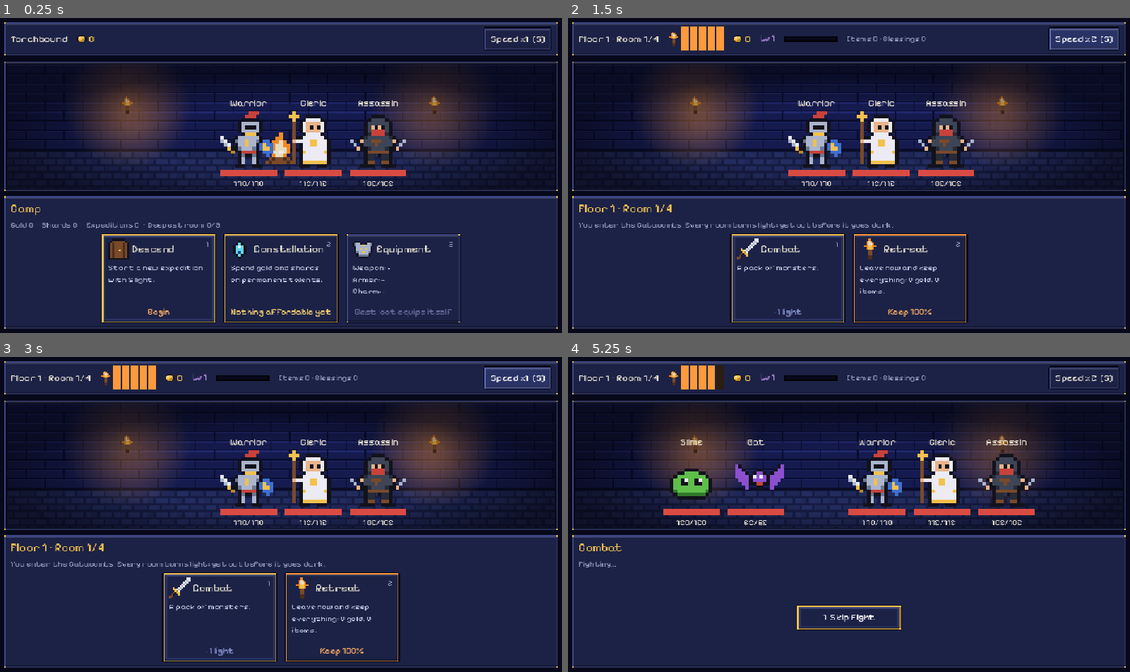
Above: before the commit, frames 1-4 (two rows, left to right).
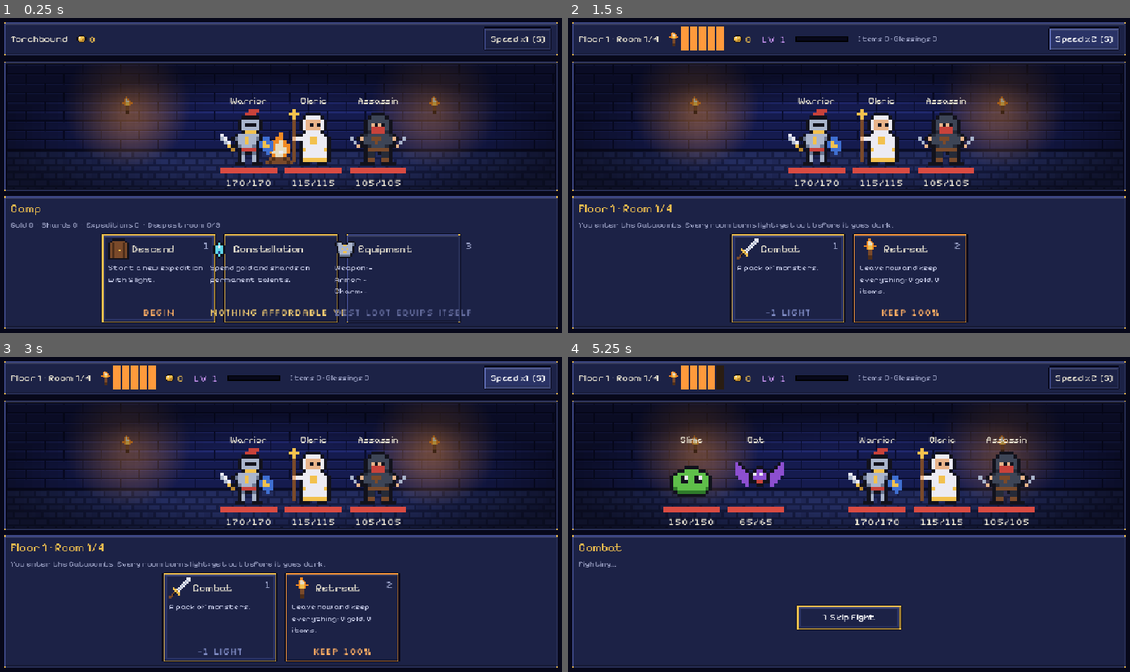
Above: after the commit, the same moments.

Repository: Morimx/emberdelve
Game: Godot game, scene res://scenes/main.tscn
Two runs of this game, one before a commit and one after it. Both use one fixed random seed, a clock stepped at 60 frames per second and the inputs below.
Inputs (mouse positions are in pixels of both pictures, inside the frame that each line leads up to):
- Up to frame 1 (0.25 s): no input
- Up to frame 2 (1.5 s): click (725, 279) at 0.5 s; click "Speed x1 [S]" at 1.25 s
- Up to frame 3 (3 s): click "Speed x2 [S]" at 2 s; click "Speed x4 [S]" at 2.75 s
- Up to frame 4 (5.25 s): click (910, 618) at 3.5 s; tap Enter at 4.25 s; move the mouse to (972, 498) at 4.27 s; tap 1 at 4.35 s; tap Space at 5 s; move the mouse to (736, 530) at 5.02 s; hold S from 5.03 s (still down); tap 9 at 5.1 s

The runs differ from the first frame. In frame 1, 4.2% of the frame differs, in the area x 15-84%, y 5-95%; in frame 2, 2.8%; in frame 3, 2.8%; in frame 4, 3.6%.

Commit message:
Fuente Silkscreen para números y etiquetas cortas
- Silkscreen (OFL) como variante de tema NumberLabel: vida, números flotantes,
  oro y nivel del HUD, pies y teclas de las cartas, niveles y costos de la
  constelación. En Pixelify Sans el 5 se confundía con la S.
- LICENSES.md registra la nueva fuente.

Diff:
--- a/scenes/components/choice_card.tscn
+++ b/scenes/components/choice_card.tscn
@@ -49,8 +49,8 @@
 unique_name_in_owner = true
 layout_mode = 2
 size_flags_vertical = 0
+theme_type_variation = &"NumberLabel"
 theme_override_colors/font_color = Color(0.6, 0.63, 0.78, 1)
-theme_override_font_sizes/font_size = 14
 
 [node name="Body" type="Label" parent="Margin/Box"]
 unique_name_in_owner = true
@@ -63,5 +63,5 @@
 [node name="Footer" type="Label" parent="Margin/Box"]
 unique_name_in_owner = true
 layout_mode = 2
-theme_override_font_sizes/font_size = 15
+theme_type_variation = &"NumberLabel"
 horizontal_alignment = 1
--- a/scenes/components/unit_view.tscn
+++ b/scenes/components/unit_view.tscn
@@ -35,5 +35,5 @@
 [node name="Hp" type="Label" parent="."]
 unique_name_in_owner = true
 layout_mode = 2
-theme_override_font_sizes/font_size = 14
+theme_type_variation = &"NumberLabel"
 horizontal_alignment = 1
--- a/scripts/ui/floating_text.gd
+++ b/scripts/ui/floating_text.gd
@@ -6,7 +6,8 @@
 func popup(text_value: String, color: Color, big := false) -> void:
 	text = text_value
 	add_theme_color_override("font_color", color)
-	add_theme_font_size_override("font_size", 30 if big else 20)
+	add_theme_font_override("font", UiSkin.NUMBER_FONT)
+	add_theme_font_size_override("font_size", 24 if big else 16)
 	reset_size()
 	pivot_offset = size / 2.0
 	position -= size / 2.0
--- a/scripts/ui/main.gd
+++ b/scripts/ui/main.gd
@@ -409,7 +409,9 @@
 	_torch = TorchMeter.new()
 	hud.add_child(_torch)
 	_gold_label = _icon_label(hud, &"coin", UiSkin.GOLD)
-	_level_label = _label(hud, "", 15)
+	_as_number(_gold_label)
+	_level_label = _label(hud, "")
+	_as_number(_level_label)
 	_level_label.add_theme_color_override("font_color", BOON_COLOR.lightened(0.3))
 	_xp_bar = ProgressBar.new()
 	_xp_bar.custom_minimum_size = Vector2(90, 10)
@@ -586,6 +588,12 @@
 	return label
 
 
+## Usa la fuente de números (Silkscreen) en lugar del tamaño fijo de _label.
+func _as_number(label: Label) -> void:
+	label.remove_theme_font_size_override("font_size")
+	label.theme_type_variation = UiSkin.NUMBER_VARIATION
+
+
 func _icon_label(parent: Node, icon_id: StringName, color: Color) -> Label:
 	var row := HBoxContainer.new()
 	row.add_theme_constant_override("separation", 4)
--- a/scripts/ui/talent_screen.gd
+++ b/scripts/ui/talent_screen.gd
@@ -78,6 +78,7 @@
 	box.add_theme_constant_override("separation", 10)
 	side.add_child(box)
 	_wallet = Label.new()
+	_wallet.theme_type_variation = UiSkin.NUMBER_VARIATION
 	_wallet.add_theme_color_override("font_color", UiSkin.GOLD)
 	box.add_child(_wallet)
 	var head := HBoxContainer.new()
@@ -94,7 +95,8 @@
 	_detail_desc.add_theme_color_override("font_color", UiSkin.MUTED)
 	_detail_desc.size_flags_vertical = Control.SIZE_EXPAND_FILL
 	box.add_child(_detail_desc)
-	_detail_level.add_theme_font_size_override("font_size", 18)
+	_detail_level.theme_type_variation = UiSkin.NUMBER_VARIATION
+	_detail_cost.theme_type_variation = UiSkin.NUMBER_VARIATION
 	box.add_child(_detail_level)
 	box.add_child(_detail_cost)
 	_buy.custom_minimum_size = Vector2(0, 44)
@@ -128,7 +130,7 @@
 		b.pressed.connect(_on_node_pressed.bind(t))
 		var lvl := Label.new()
 		lvl.name = "Level"
-		lvl.add_theme_font_size_override("font_size", 13)
+		lvl.theme_type_variation = UiSkin.NUMBER_VARIATION
 		lvl.add_theme_constant_override("outline_size", 4)
 		lvl.position = Vector2(0, b.custom_minimum_size.y - 2)
 		lvl.size = Vector2(b.custom_minimum_size.x, 16)
--- a/scripts/ui/ui_skin.gd
+++ b/scripts/ui/ui_skin.gd
@@ -6,6 +6,10 @@
 const FONT_FILE := preload("res://assets/fonts/PixelifySans.ttf")
 ## Sin ligaduras: la de "fi" de la fuente se lee mal en pantalla.
 static var FONT: Font = _make_font()
+## Silkscreen (OFL) para números y etiquetas cortas: sus dígitos se distinguen bien
+## (en Pixelify Sans el 5 se confunde con la S). Nítida en múltiplos de 8 px.
+const NUMBER_FONT := preload("res://assets/fonts/silkscreen/Silkscreen-Regular.ttf")
+const NUMBER_VARIATION := &"NumberLabel"
 
 const INK := Color("07081a")
 const STONE := Color("1c2246")
@@ -92,6 +96,9 @@
 	t.default_font_size = 16
 	t.set_color("font_color", "Label", TEXT)
 	t.set_color("font_outline_color", "Label", INK)
+	t.set_type_variation(NUMBER_VARIATION, "Label")
+	t.set_font("font", NUMBER_VARIATION, NUMBER_FONT)
+	t.set_font_size("font_size", NUMBER_VARIATION, 16)
 	for state in ["normal", "hover", "pressed", "focus", "disabled"]:
 		t.set_stylebox(state, "Button", button(state))
 	t.set_color("font_color", "Button", TEXT)
Not shown, added: assets/fonts/silkscreen/OFL.txt
Binary file added: assets/fonts/silkscreen/Silkscreen-Regular.ttf
Not shown, added: assets/fonts/silkscreen/Silkscreen-Regular.ttf.import
Not shown, changed: LICENSES.md
